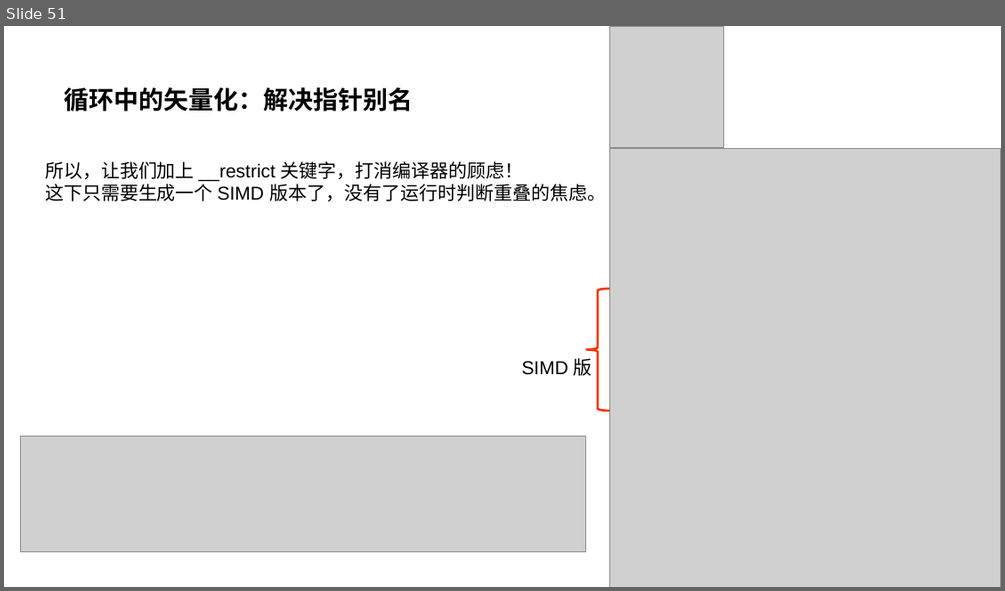
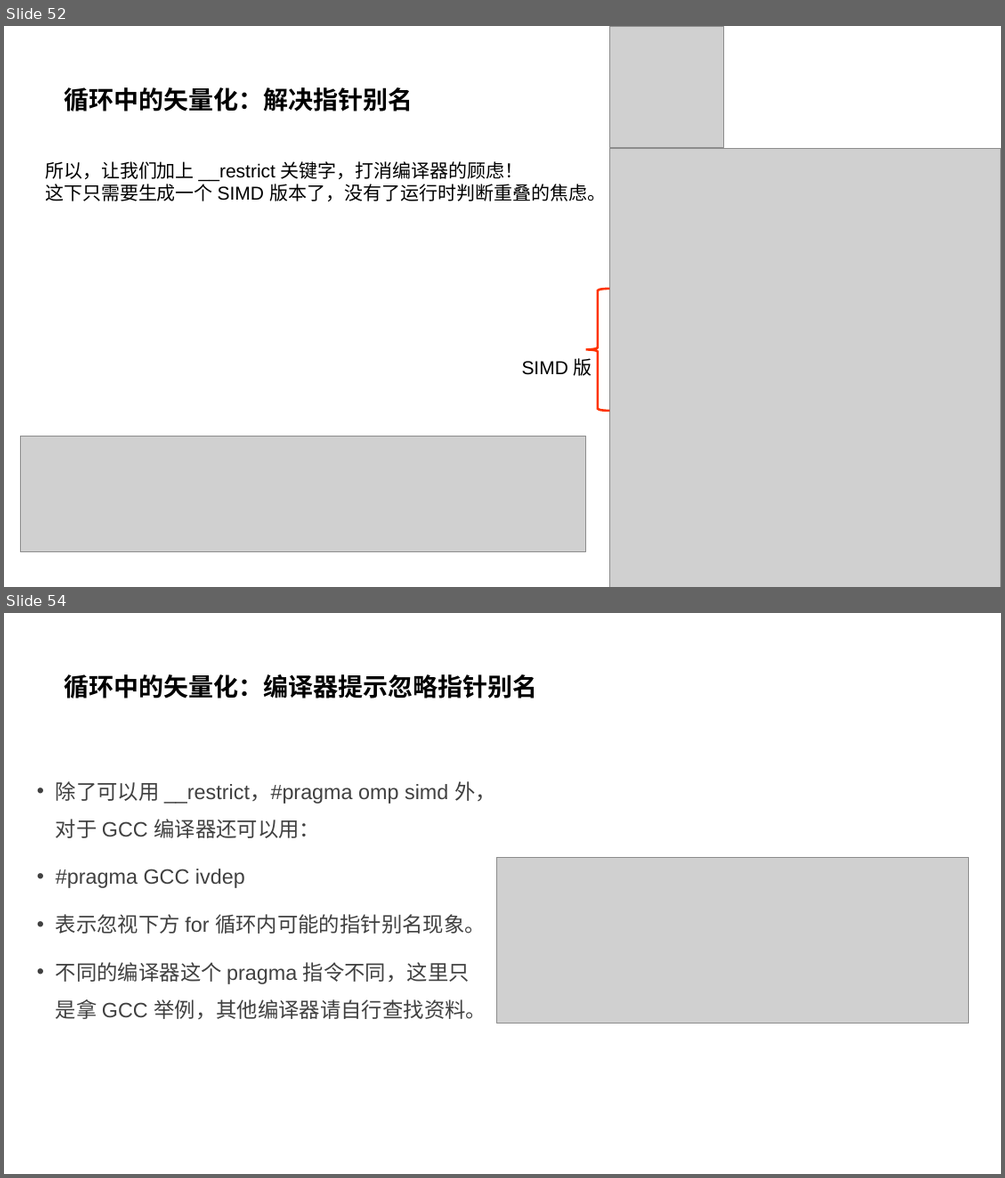
Before and after one commit to parallel101/course, a slide deck: 04/slides.pptx. Shown one above the other, each under a label of ours: slide 51 before the commit, slides 52 and 54 after it; the slides between them are not shown. The pictures are 1005x591 and 1005x1178 pixels, drawn with LibreOffice and Linux fonts; fonts in the diff are those of the drawing; grey boxes stand for pictures. Boxes give left, top, right and bottom in pixels: in the first picture for what was removed or moved away, otherwise in the second. Text is boxed around its words. In the diff, an @@ line names an element or a change of style, - is before the commit and + after.

Commit message:
add ivdep examp

```diff
--- a/04/slides.pptx
+++ b/04/slides.pptx
@@ slide 54 added at bbox=[4, 613, 1001, 1174], background #FFFFFF @@
@@ title added at bbox=[65, 674, 538, 698], 24 pt, text #000000, bold @@
+循环中的矢量化：编译器提示忽略指针别名
@@ text added at bbox=[56, 781, 496, 1019], 20 pt, text #404040 @@
+• 除了可以用 __restrict，#pragma omp simd 外，对于 GCC 编译器还可以用：
+• #pragma GCC ivdep
+• 表示忽视下方 for 循环内可能的指针别名现象。
+• 不同的编译器这个 pragma 指令不同，这里只是拿 GCC 举例，其他编译器请自行查找资料。
@@ picture added at bbox=[497, 858, 968, 1022] @@
@@ what was slide 51 is now slide 52 @@
```
Also in this commit, not shown: 4 slides changed, 3 other slides added, 18 other files.
